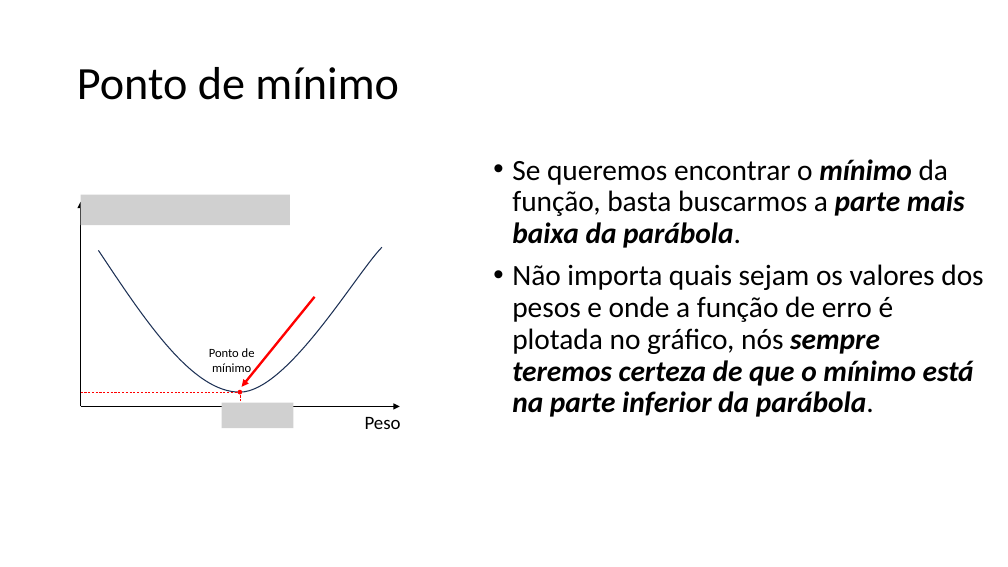
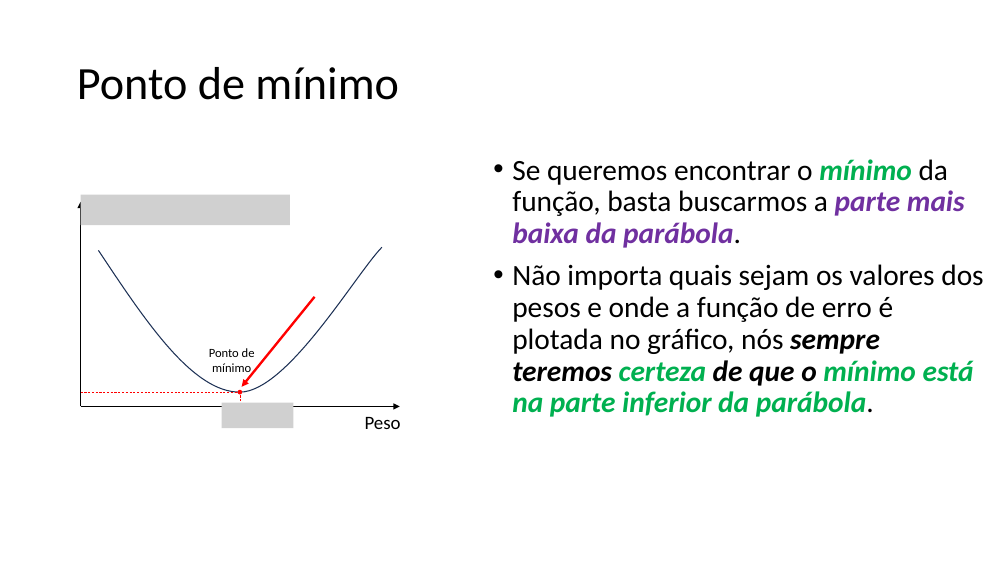
Before and after one commit to zz4fap/tp557-iot-ml, a slide deck: slide 6 of slides/TP557_6_Minimizando_o_erro.pptx. Drawn at 1008x567 pixels with LibreOffice and Linux fonts; fonts in the diff are those of the drawing; grey boxes stand for pictures. Boxes give left, top, right and bottom in pixels: in the first picture for what was removed or moved away, otherwise in the second. Text is boxed around its words. In the diff, an @@ line names an element or a change of style, - is before the commit and + after.

```diff
--- a/slides/TP557_6_Minimizando_o_erro.pptx
+++ b/slides/TP557_6_Minimizando_o_erro.pptx
@@ text "Se queremos encontrar o mínimo ..." at (512,159,983,417): text colour #000000 to #00B050 in "mínimo", "certeza mínimo está na parte inferior da ..."; text colour #000000 to #7030A0 in "parte mais baixa da parábola." @@
```
Also in this commit, not shown: 2 other slides changed.
